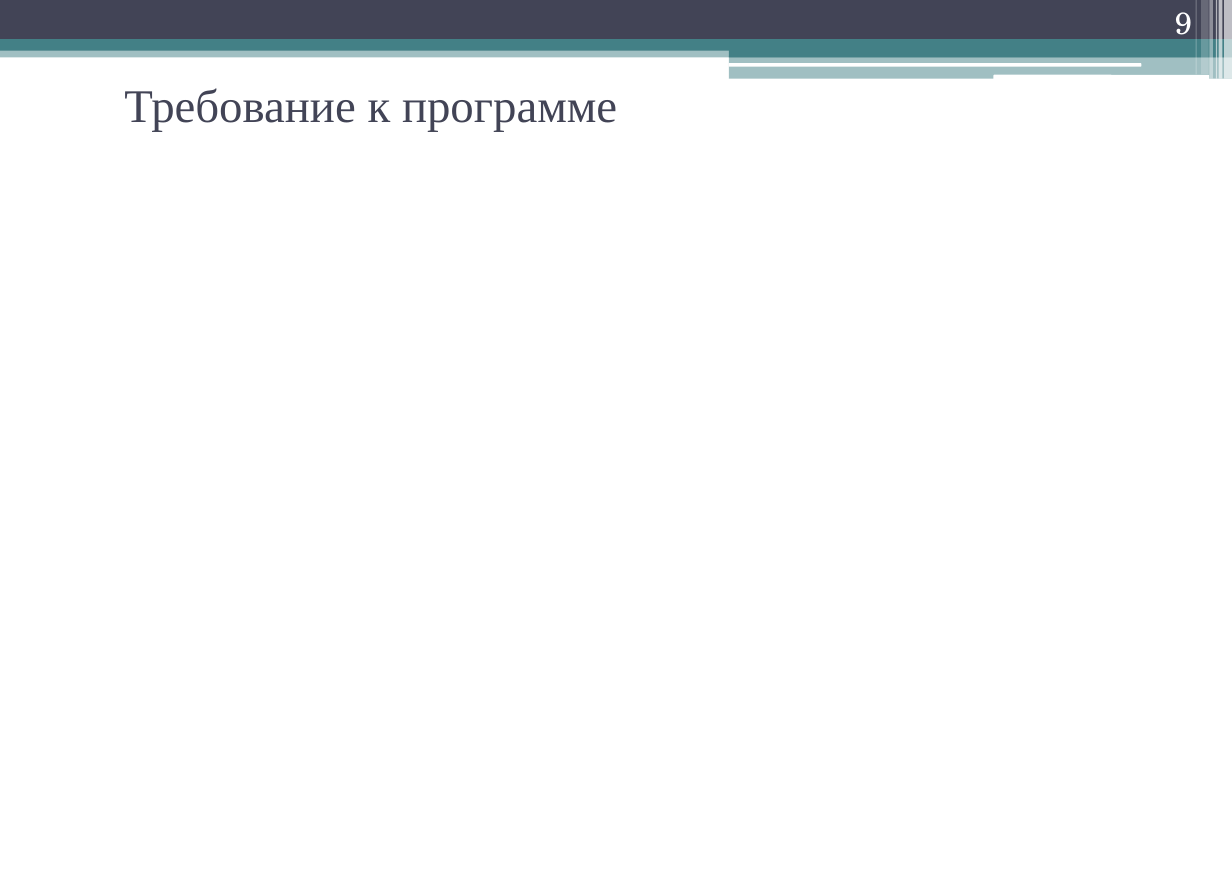
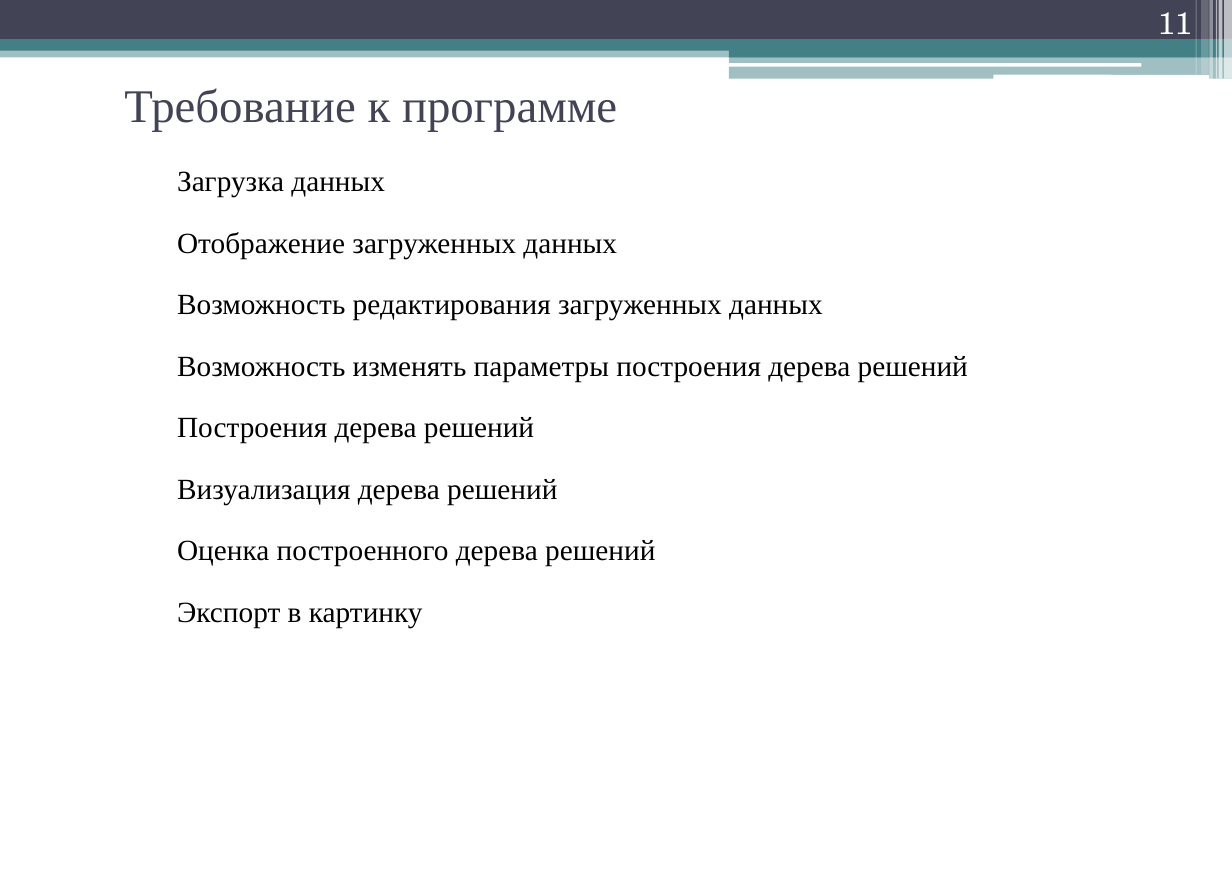
Before and after one commit to geper/DOC_decision_trees, a slide deck: slide 11 of Prezent.pptx (slide 9 before the commit). Drawn at 1232x871 pixels with LibreOffice and Linux fonts; fonts in the diff are those of the drawing. Boxes give left, top, right and bottom in pixels: in the first picture for what was removed or moved away, otherwise in the second. Text is boxed around its words. In the diff, an @@ line names an element or a change of style, - is before the commit and + after.

```diff
--- a/Prezent.pptx
+++ b/Prezent.pptx
@@ page number at [1158, 12, 1192, 44]: text changed @@
-9
+11
@@ text added at [177, 171, 968, 627], 20 pt, text #000000 @@
+Загрузка данных
+Отображение загруженных данных
+Возможность редактирования загруженных данных
+Возможность изменять параметры построения дерева решений
+Построения дерева решений
+Визуализация дерева решений
+Оценка построенного дерева решений
+Экспорт в картинку
```
Also in this commit, not shown: 3 other slides changed, 2 slides added, 1 slide removed.
